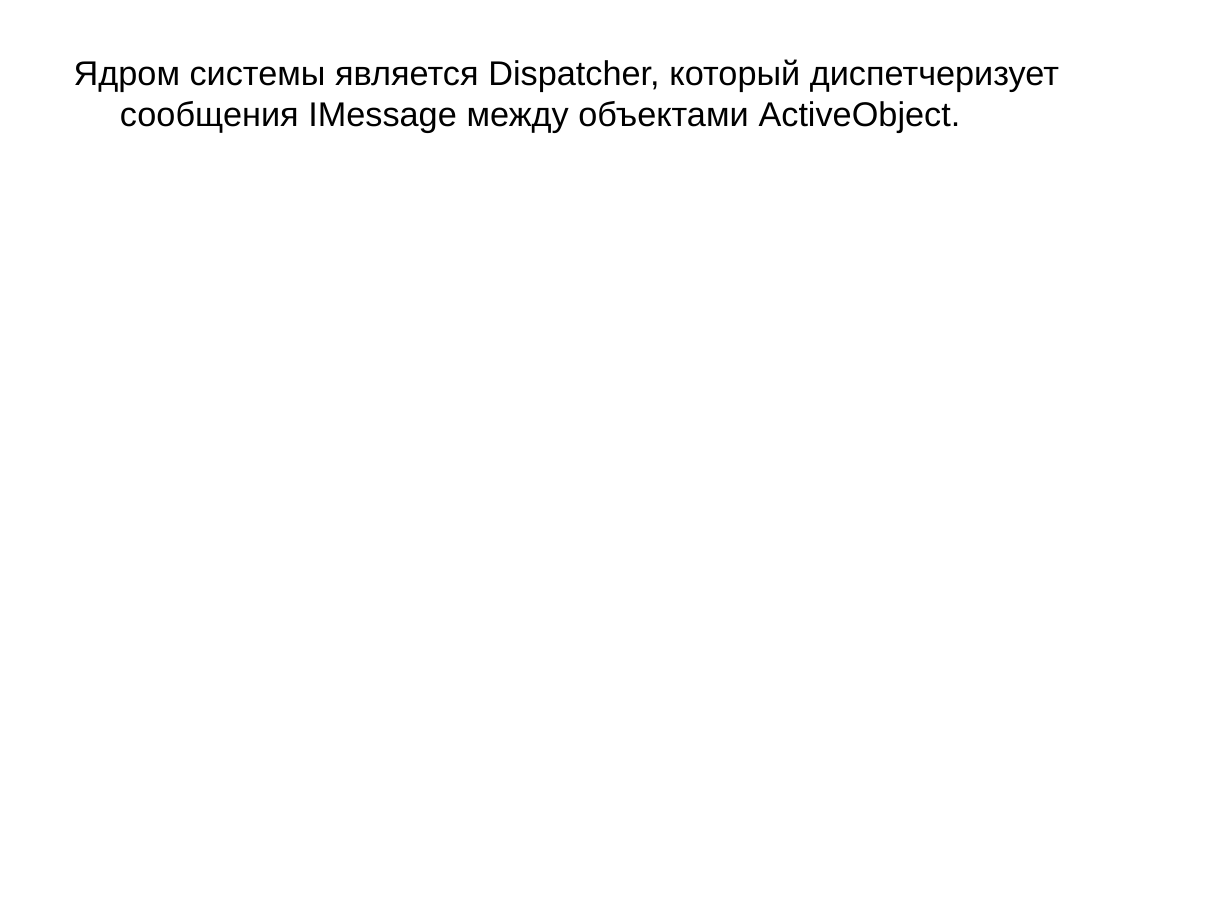
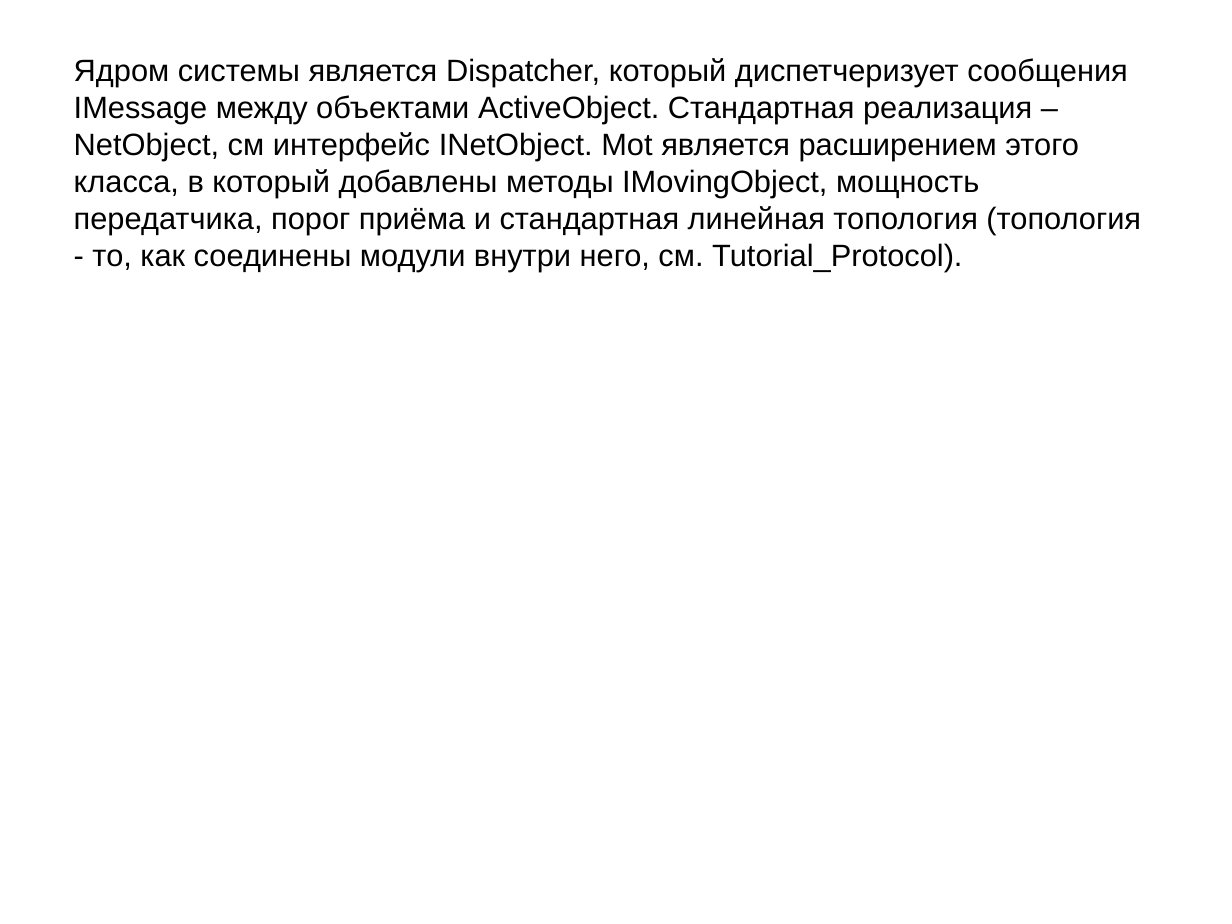
Before and after one commit to morj/jwsn, a slide deck: slide 3 of Introduction.ppt. Drawn at 1232x924 pixels with LibreOffice and Linux fonts; fonts in the diff are those of the drawing. Boxes give left, top, right and bottom in pixels: in the first picture for what was removed or moved away, otherwise in the second. Text is boxed around its words. In the diff, an @@ line names an element or a change of style, - is before the commit and + after.

```diff
--- a/Introduction.ppt
+++ b/Introduction.ppt
@@ text at [74,58,1141,272]: text changed; size 20 to 18 pt @@
-Ядром системы является Dispatcher, который диспетчеризует сообщения IMessage между объектами ActiveObject.
+Ядром системы является Dispatcher, который диспетчеризует сообщения IMessage между объектами ActiveObject. Стандартная реализация – NetObject, см интерфейс INetObject. Mot является расширением этого класса, в который добавлены методы IMovingObject, мощность передатчика, порог приёма и стандартная линейная топология (топология - то, как соединены модули внутри него, см. Tutorial_Protocol).
```
Also in this commit, not shown: 1 other file.
